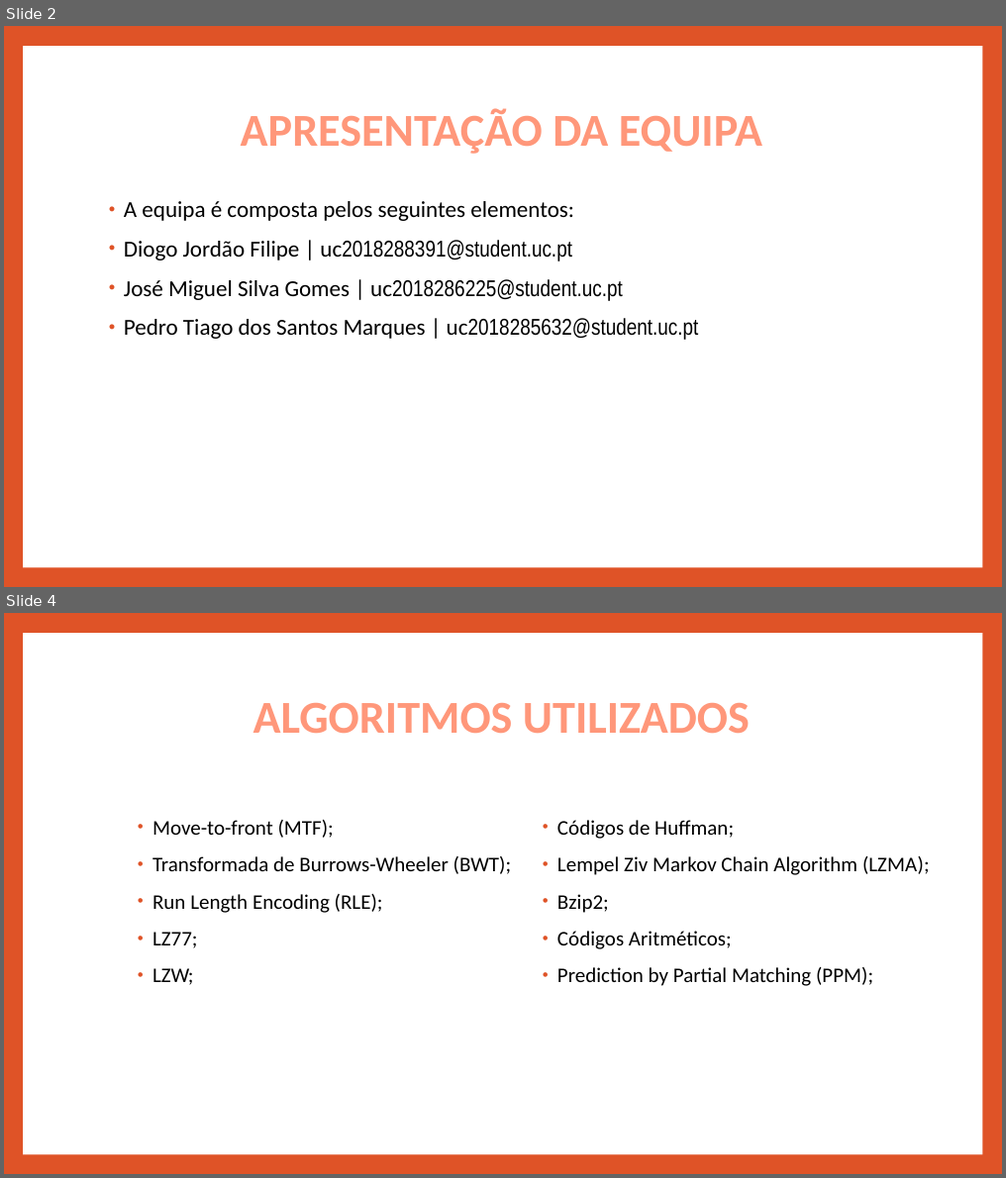
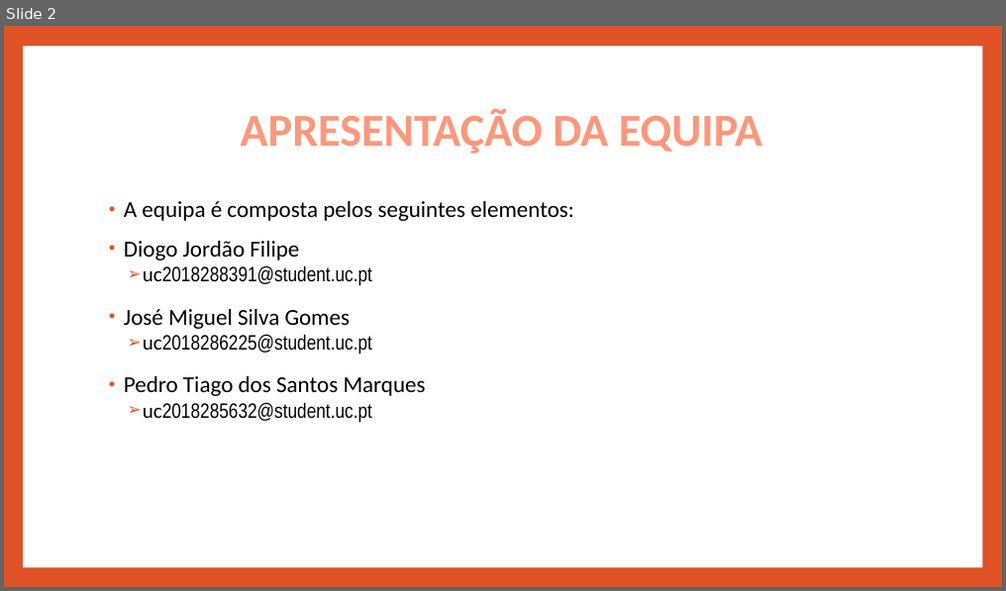
Before and after one commit to pedrotiag0/BD-Leiloes, a slide deck: Meta1/Apresentacao Meta 1 - BD.pptx. Shown one above the other, each under a label of ours: slides 2 and 4 before the commit, slide 2 after it; the slides between them are not shown. The pictures are 1006x1178 and 1006x591 pixels, drawn with LibreOffice and Linux fonts; fonts in the diff are those of the drawing. Boxes give left, top, right and bottom in pixels: in the first picture for what was removed or moved away, otherwise in the second. Text is boxed around its words. In the diff, an @@ line names an element or a change of style, - is before the commit and + after.

```diff
--- a/Meta1/Apresentacao Meta 1 - BD.pptx
+++ b/Meta1/Apresentacao Meta 1 - BD.pptx
@@ slide 4 removed at (4, 613, 1002, 1174), background #DF5327; not listed: 1 template element that a slide beside it also shows @@
@@ title removed at (253, 703, 749, 734) @@
-ALGORITMOS UTILIZADOS
@@ text removed at (152, 820, 930, 986) @@
-• Move-to-front (MTF);
-• Transformada de Burrows-Wheeler (BWT);
-• Run Length Encoding (RLE);
-• LZ77;
-• LZW;
-• Códigos de Huffman;
-• Lempel Ziv Markov Chain Algorithm (LZMA);
-• Bzip2;
-• Códigos Aritméticos;
-• Prediction by Partial Matching (PPM);
@@ slide 2 changed as well @@
@@ text at (124, 241, 426, 423): text changed; size 22 to 20 pt; font Calibri to Arial Narrow @@
-• Diogo Jordão Filipe | uc2018288391@student.uc.pt
-• José Miguel Silva Gomes | uc2018286225@student.uc.pt
-• Pedro Tiago dos Santos Marques | uc2018285632@student.uc.pt
+• Diogo Jordão Filipe
+  ➢ uc2018288391@student.uc.pt
+• José Miguel Silva Gomes
+  ➢ uc2018286225@student.uc.pt
+• Pedro Tiago dos Santos Marques
+  ➢ uc2018285632@student.uc.pt
```
Also in this commit, not shown: 2 other slides changed, 7 slides added, 7 other slides removed.
